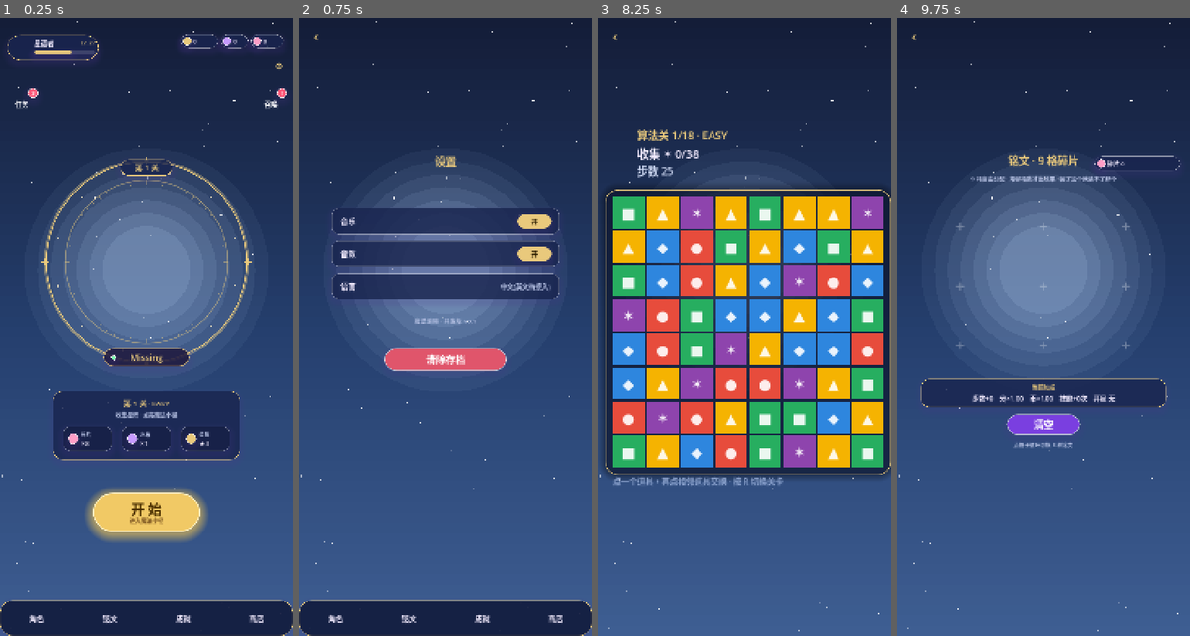
Above: before the commit, frames 1-4 (left to right).
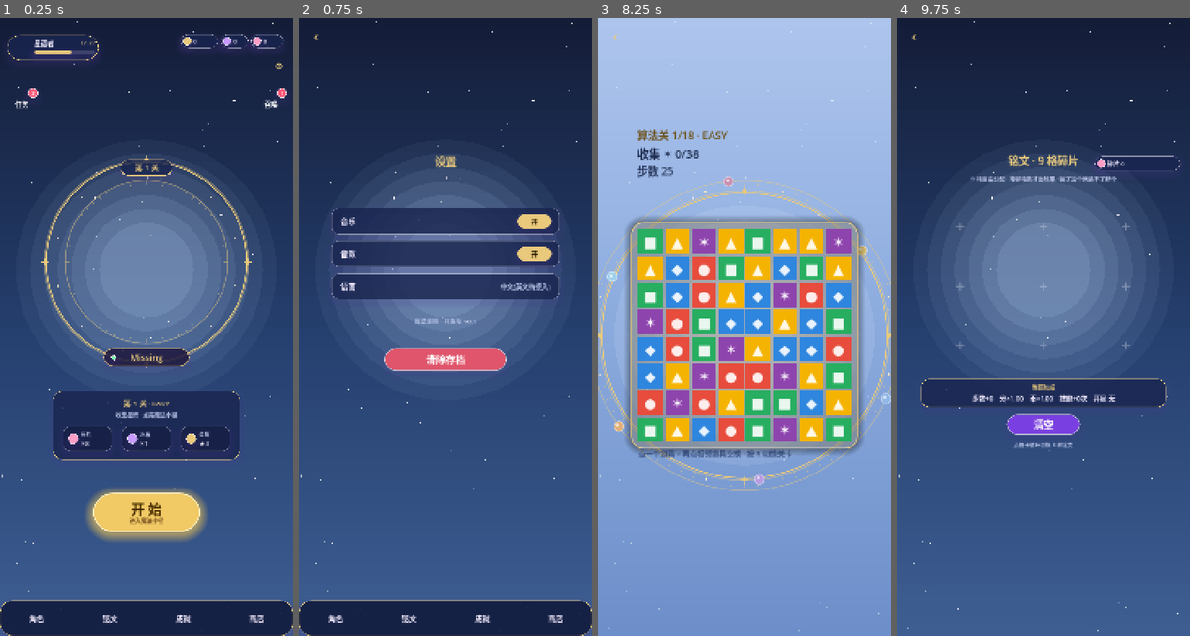
Above: after the commit, the same moments.

Repository: kumaloha/Polaris
Game: Godot game, scene res://main.tscn
The game is run twice, just before and just after one commit, with the same random seed, the same clock (stepped at 60 frames per second) and the same inputs.
Inputs:
- Up to frame 1 (0.25 s): no input
- Up to frame 2 (0.75 s): click "⚙" at 0.5 s
- Up to frame 3 (8.25 s): click "‹" at 1.25 s; click "任务" at 2 s; click "角色" at 2.75 s; click "‹" at 3.5 s; click "召唤" at 4.25 s; click "单次召唤" at 5 s; click "十连召唤" at 5.75 s; click "‹" at 6.5 s; click "开 始" at 7.25 s; click "1" at 8 s
- Up to frame 4 (9.75 s): click "‹" at 8.75 s; click "铭文" at 9.5 s

The runs differ from the first frame. In frame 1, less than 0.1% of the frame differs, in the area x 15-82%, y 22-57%; in frame 2, less than 0.1%; in frame 3, 94%, in the area x 0-100%, y 0-100%; in frame 4, less than 0.1%.

Commit message:
feat(game): 对局背景对齐 board.png — 浅蓝星空 + 金色魔法阵 + 奶白棋盘
反馈3(游戏界面不是设计的背景): 之前对局用深蓝程序背景+暗框,与 board.png 差很多。现按 board.png 重绘: CelestialBg 加 light_mode(浅蓝通透星空)+ planets(环上彩球行星)+ inner_ring 开关(对局用外侧双层金环,不切棋盘)。

对局: 浅蓝背景 + 完整金色魔法阵(双环+四方星+行星)套住棋盘 + 奶白格/奶白软底(替掉深框) + HUD 文字改深色(浅底可读)。

关键取舍: 8×8 盘对角线>720 画布宽,圆环无法像 board.png(6×6)那样整圈套住大盘。故 CELL 78→60 缩小棋格(盘 522 宽),金环得以完整显示并居中;棋子随之 48px,仍清晰。点击/落定经 CELL 常量自适应,GDScript 120 全绿。首页深蓝模式不受影响(仅对局浅蓝)。

Co-Authored-By: Claude Opus 4.8 <noreply@anthropic.com>

🤖 Generated with [Claude Code](https://claude.com/claude-code)

Diff:
--- a/godot/ui/celestial_bg.gd
+++ b/godot/ui/celestial_bg.gd
@@ -9,6 +9,9 @@
 @export var circle_center: Vector2 = Vector2(360, 600)
 @export var circle_radius: float = 250.0
 @export var glow_center: Vector2 = Vector2(360, 620)
+@export var light_mode: bool = false   # 浅蓝通透星空(对局，对齐 board.png)；否则深蓝(首页)
+@export var planets: bool = false       # 魔法阵环上的小行星(彩球)
+@export var inner_ring: bool = true     # true=内环+刻度(首页小阵)；false=外侧细环(对局大阵，避免切到棋盘)
 
 var _stars: Array = []   # [pos:Vector2, r:float, a:float]
 
@@ -25,23 +28,27 @@
 		])
 
 func _draw() -> void:
-	# 竖向渐变：深navy → 蓝 → 稍亮蓝
+	# 竖向渐变：首页深navy；对局浅蓝通透(对齐 board.png)
 	var top := Color("141d38")
 	var mid := Color("253f6e")
 	var bot := Color("3f5f93")
+	if light_mode:
+		top = Color("adc5ed")
+		mid = Color("8aaadd")
+		bot = Color("6c8dc8")
 	var bands := 60
 	for i in bands:
 		var t := float(i) / bands
 		var c := top.lerp(mid, t * 2.0) if t < 0.5 else mid.lerp(bot, (t - 0.5) * 2.0)
 		draw_rect(Rect2(0, t * VIEW_H, VIEW_W, VIEW_H / bands + 1.0), c)
-	# 中心柔光(英雄台后方的云光)：多层同心半透明圆
+	# 中心柔光(英雄台/棋盘后方的云光)：多层同心半透明圆
 	for k in 7:
-		var rr := 300.0 - k * 32.0
-		var a := 0.05 + k * 0.012
-		draw_circle(glow_center, rr, Color(0.75, 0.86, 1.0, a))
+		var rr := 320.0 - k * 34.0
+		var a := (0.05 + k * 0.012) * (1.8 if light_mode else 1.0)
+		draw_circle(glow_center, rr, Color(1, 1, 1, a) if light_mode else Color(0.75, 0.86, 1.0, a))
 	# 星点
 	for s in _stars:
-		draw_circle(s[0], s[1], Color(1, 1, 1, s[2]))
+		draw_circle(s[0], s[1], Color(1, 1, 1, s[2] * (0.65 if light_mode else 1.0)))
 	# 魔法阵
 	if show_circle:
 		_draw_magic_circle(circle_center, circle_radius)
@@ -49,23 +56,40 @@
 func _draw_magic_circle(c: Vector2, r: float) -> void:
 	var gold := Color("e9c97c")
 	var gold_dim := Color(0.91, 0.79, 0.49, 0.45)
-	draw_arc(c, r, 0, TAU, 120, gold_dim, 2.0, true)
-	draw_arc(c, r * 0.985, 0, TAU, 120, gold, 1.4, true)
-	draw_arc(c, r * 0.80, 0, TAU, 120, gold_dim, 1.4, true)
-	# 内圈刻度(点阵)
-	var ticks := 60
-	for i in ticks:
-		var a := TAU * i / ticks
-		var dir := Vector2(cos(a), sin(a))
-		draw_line(c + dir * (r * 0.80), c + dir * (r * 0.76), gold_dim, 1.0)
+	draw_arc(c, r, 0, TAU, 140, gold_dim, 2.0, true)
+	draw_arc(c, r * 0.985, 0, TAU, 140, gold, 1.6, true)
+	if inner_ring:
+		draw_arc(c, r * 0.80, 0, TAU, 120, gold_dim, 1.4, true)
+		var ticks := 60
+		for i in ticks:
+			var a := TAU * i / ticks
+			var dir := Vector2(cos(a), sin(a))
+			draw_line(c + dir * (r * 0.80), c + dir * (r * 0.76), gold_dim, 1.0)
+	else:
+		# 对局大阵：双层金环在棋盘外侧，环间刻度(对齐 board.png)
+		draw_arc(c, r * 1.07, 0, TAU, 150, gold_dim, 1.4, true)
+		var ticks2 := 72
+		for i in ticks2:
+			var a := TAU * i / ticks2
+			var dir := Vector2(cos(a), sin(a))
+			draw_line(c + dir * r, c + dir * (r * 1.05), gold_dim, 1.0)
 	# 四方星徽
 	for k in 4:
 		var a := PI * 0.5 * k - PI * 0.5
-		_draw_star(c + Vector2(cos(a), sin(a)) * r, 9.0, gold)
+		_draw_star(c + Vector2(cos(a), sin(a)) * r, 11.0, gold)
+	# 环上行星(彩球，对齐 board.png)
+	if planets:
+		var pcols := [Color("8fb7e6"), Color("b89be0"), Color("e0b07a"), Color("9fd0ea"), Color("c98fb0"), Color("d9c074")]
+		for k in pcols.size():
+			var pa := TAU * k / pcols.size() + 0.42
+			var pp := c + Vector2(cos(pa), sin(pa)) * (r * 1.07 if k % 2 == 0 else r)
+			draw_circle(pp, 12.0, pcols[k])
+			draw_circle(pp + Vector2(-3, -3), 4.0, Color(1, 1, 1, 0.55))
+			draw_arc(pp, 12.0, 0, TAU, 24, Color(1, 1, 1, 0.4), 1.4, true)
 	# 散落小星
 	for k in 12:
 		var a := TAU * k / 12 + 0.26
-		_draw_star(c + Vector2(cos(a), sin(a)) * (r * 0.9), 3.2, Color(1, 0.94, 0.78, 0.8))
+		_draw_star(c + Vector2(cos(a), sin(a)) * (r * (0.9 if inner_ring else 1.03)), 3.2, Color(1, 0.94, 0.78, 0.8))
 
 func _draw_star(c: Vector2, r: float, col: Color) -> void:
 	var pts := PackedVector2Array()
--- a/godot/view/game.gd
+++ b/godot/view/game.gd
@@ -12,9 +12,9 @@
 const W := 8
 const H := 8
 const SPECIES := [0, 1, 2, 3, 4]
-const CELL := 78.0
+const CELL := 60.0   # 缩小棋格，让金色魔法阵能完整套住 8×8 盘(对齐 board.png)
 const GAP := 6.0
-const ORIGIN := Vector2(36.0, 440.0)   # 高瘦画布(1520)里把棋盘下移居中
+const ORIGIN := Vector2(99.0, 520.0)   # 居中(522 宽盘): 横 (720-522)/2，纵留出顶部 HUD
 const TARGET := 2000
 const MOVES := 25
 
@@ -236,7 +236,14 @@
 func _build_hud() -> void:
 	# 占星背景(深蓝渐变+星点) + 棋盘金框
 	var bg := CelestialBg.new()
-	bg.show_circle = false
+	bg.light_mode = true          # 浅蓝通透星空(对齐 board.png)
+	bg.show_circle = true
+	bg.inner_ring = false         # 对局大阵：金环在棋盘外侧，不切棋盘
+	bg.planets = true
+	var bcenter := ORIGIN + Vector2(W * CELL + (W - 1) * GAP, H * CELL + (H - 1) * GAP) * 0.5
+	bg.circle_center = bcenter
+	bg.glow_center = bcenter
+	bg.circle_radius = 356.0
 	bg.z_index = -10
 	add_child(bg)
 	var frame := Panel.new()
@@ -245,7 +252,7 @@
 	frame.z_index = -5
 	frame.mouse_filter = Control.MOUSE_FILTER_IGNORE
 	var fs := StyleBoxFlat.new()
-	fs.bg_color = Color(0.06, 0.10, 0.22, 0.50)
+	fs.bg_color = Color(0.97, 0.94, 0.85, 0.28)   # 奶白软底(对齐 board.png，替掉深框)
 	fs.set_corner_radius_all(30)
 	fs.set_border_width_all(2)
 	fs.border_color = Color("e9c97c")
@@ -255,19 +262,19 @@
 	add_child(frame)
 
 	title_label = _mk_label(Vector2(96, 268), 26)
-	title_label.add_theme_color_override("font_color", Color("e9c97c"))
+	title_label.add_theme_color_override("font_color", Color("6e5520"))   # 浅底用深金
 	score_label = _mk_label(Vector2(96, 312), 28)
-	score_label.add_theme_color_override("font_color", Color("f3ecff"))
+	score_label.add_theme_color_override("font_color", Color("1e2c4e"))   # 浅底用深蓝
 	moves_label = _mk_label(Vector2(96, 356), 26)
-	moves_label.add_theme_color_override("font_color", Color("c9d4ee"))
+	moves_label.add_theme_color_override("font_color", Color("2c3a60"))
 	status_label = _mk_label(Vector2(540, 312), 34)
-	status_label.add_theme_color_override("font_color", Color("7dffb0"))
-	hint_label = _mk_label(Vector2(36, 1124), 20)
-	hint_label.add_theme_color_override("font_color", Color(0.72, 0.80, 0.96, 0.66))
+	status_label.add_theme_color_override("font_color", Color("17744a"))
+	hint_label = _mk_label(Vector2(99, 1058), 18)
+	hint_label.add_theme_color_override("font_color", Color(0.16, 0.24, 0.42, 0.78))
 	hint_label.text = "点一个道具，再点相邻道具交换 · 按 R 切换关卡"
 	skill_button = Button.new()
-	skill_button.position = Vector2(36, 384)   # 棋盘正上方
-	skill_button.size = Vector2(648, 44)
+	skill_button.position = Vector2(99, 462)   # 棋盘正上方
+	skill_button.size = Vector2(522, 42)
 	skill_button.z_index = 50
 	skill_button.add_theme_font_size_override("font_size", 22)
 	skill_button.pressed.connect(_use_skill)
@@ -472,7 +479,7 @@
 			else:
 				tex = piece_tex[sp].get(ME.SP_NONE)   # 普通 + 炸弹用基础宝石
 		if tex != null:
-			rect.color = Color(1, 1, 1, 0.05)         # 极淡格位，让立绘当主体
+			rect.color = Color(0.96, 0.93, 0.83, 0.52)   # 奶白格(对齐 board.png)
 			pr.texture = tex
 			pr.visible = true
 			lab.text = ""
